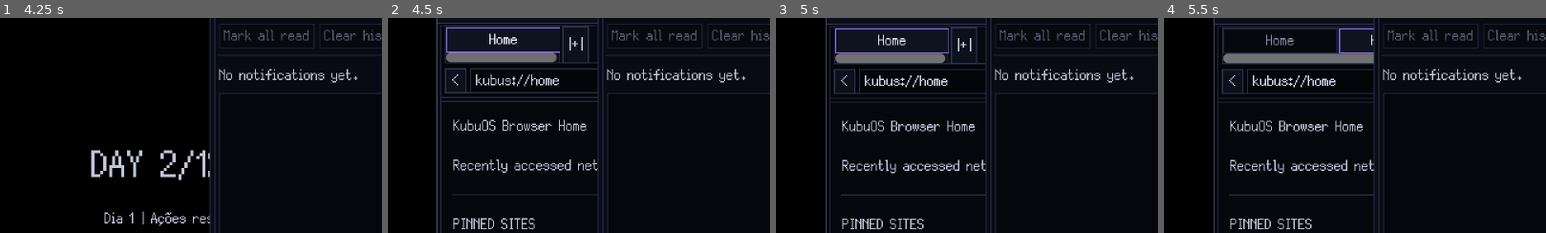
Above: before the commit, frames 1-4 (left to right).
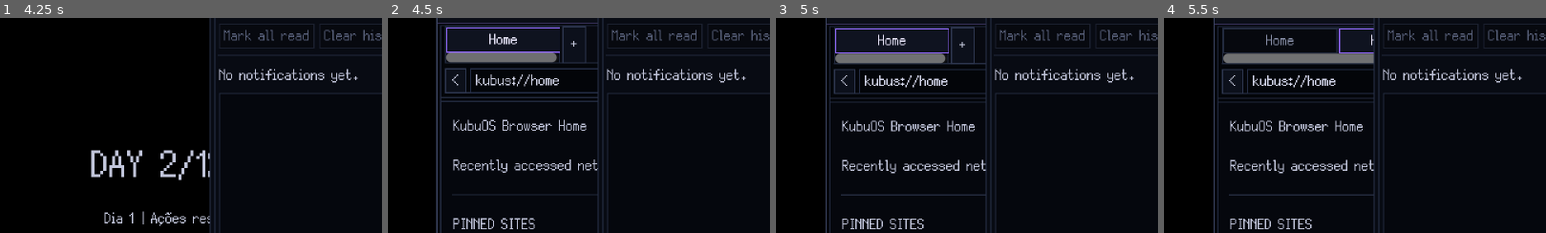
Above: after the commit, the same moments.

Repository: GYU-GAZE/NULL-NETWORK
Game: Godot game, scene res://core/main.tscn
Two runs of this game, one before a commit and one after it. Both use one fixed random seed, a clock stepped at 60 frames per second and the inputs below. The engine's default icon, where the game draws it, is replaced by a stand-in: a white triangle on a blue panel in a dark square.
Inputs (mouse positions are % of the whole screen's width and height, from its top left):
- Up to frame 1 (4.25 s): click "Debug: Passar tempo" at 0.5 s; click "1x" at 1.25 s; click "2x" at 2 s; click "AUTO" at 2.75 s; click (94, 2) at 3.5 s
- Up to frame 2 (4.5 s): click (44, 81) at 4.27 s
- Up to frame 3 (5 s): no input
- Up to frame 4 (5.5 s): click "|+|" (after the commit: "+") at 5 s
The pictures show only the part of the screen within x 15-65%, y 12-62%; the shares and areas given below are measured in that part.

Frame 1 is identical in both runs. In frame 2, 0.2% of the frame differs, in the area x 47-53%, y 3-21%; in frame 3, 0.2%; in frame 4, nothing differs.

Commit message:
style: simplify new tab control

Diff:
--- a/apps/browser/browser_new_tab_button.tscn
+++ b/apps/browser/browser_new_tab_button.tscn
@@ -1,4 +1,7 @@
 [gd_scene format=3 uid="uid://br0t7kf5rrafw"]
 
 [node name="BrowserNewTabButton" type="Button" unique_id=1096621383]
-text = "|+|"
+custom_minimum_size = Vector2(20, 18)
+focus_mode = 0
+tooltip_text = "New tab"
+text = "+"
